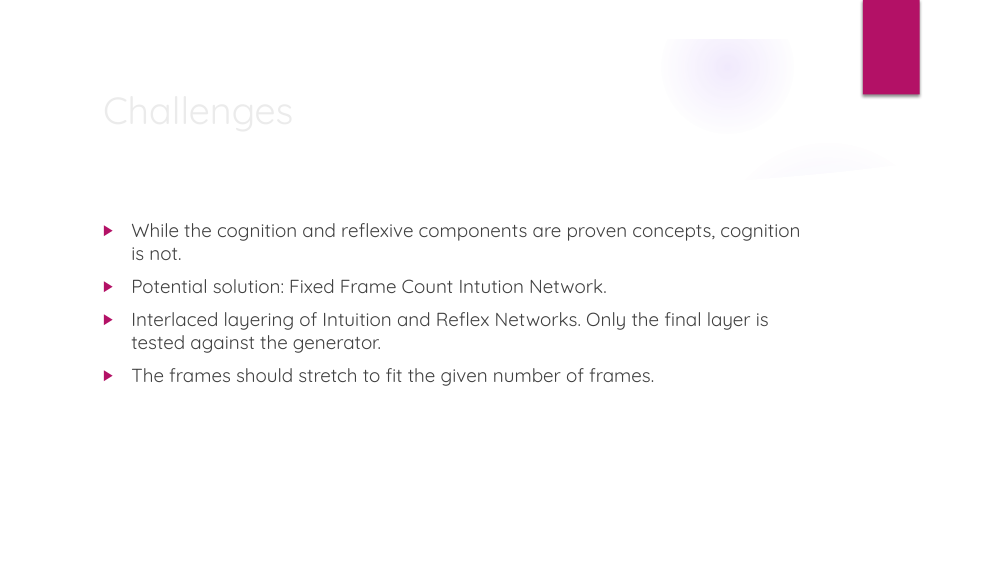
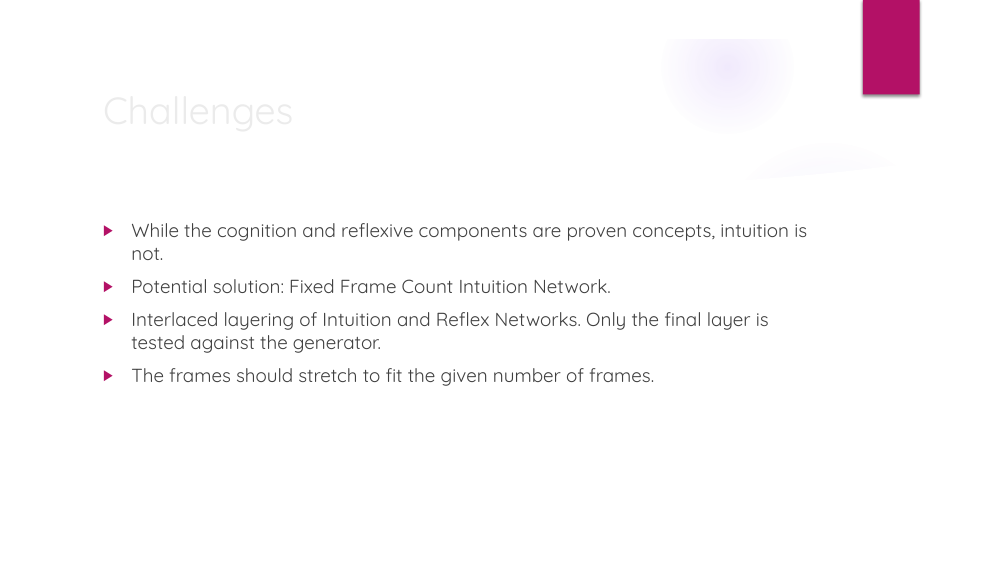
Before and after one commit to pucrs-automated-planning/term-projects-2018, a slide deck: slide 5 of guillermo/guillermo-proposal-slides.pptx. Drawn at 1008x567 pixels with LibreOffice and Linux fonts; fonts in the diff are those of the drawing; background and template pictures are left out. Boxes give left, top, right and bottom in pixels: in the first picture for what was removed or moved away, otherwise in the second. Text is boxed around its words. In the diff, an @@ line names an element or a change of style, - is before the commit and + after.

Commit message:
Various fixes to the slides

```diff
--- a/guillermo/guillermo-proposal-slides.pptx
+++ b/guillermo/guillermo-proposal-slides.pptx
@@ text at box(131, 223, 807, 293): text changed @@
-▶ While the cognition and reflexive components are proven concepts, cognition is not.
-▶ Potential solution: Fixed Frame Count Intution Network.
+▶ While the cognition and reflexive components are proven concepts, intuition is not.
+▶ Potential solution: Fixed Frame Count Intuition Network.
```
